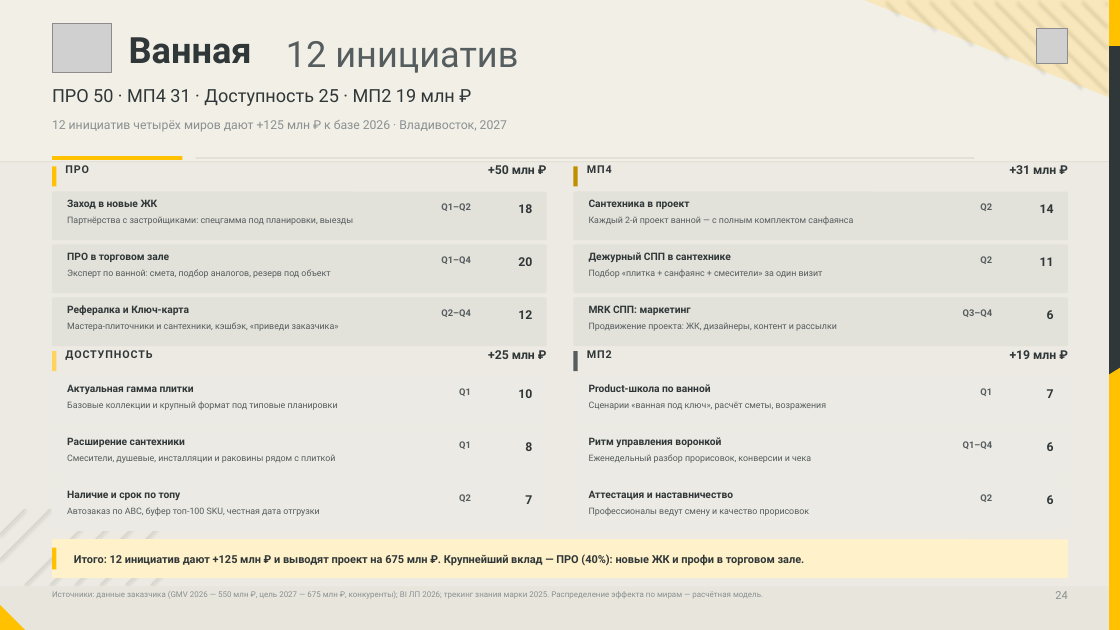
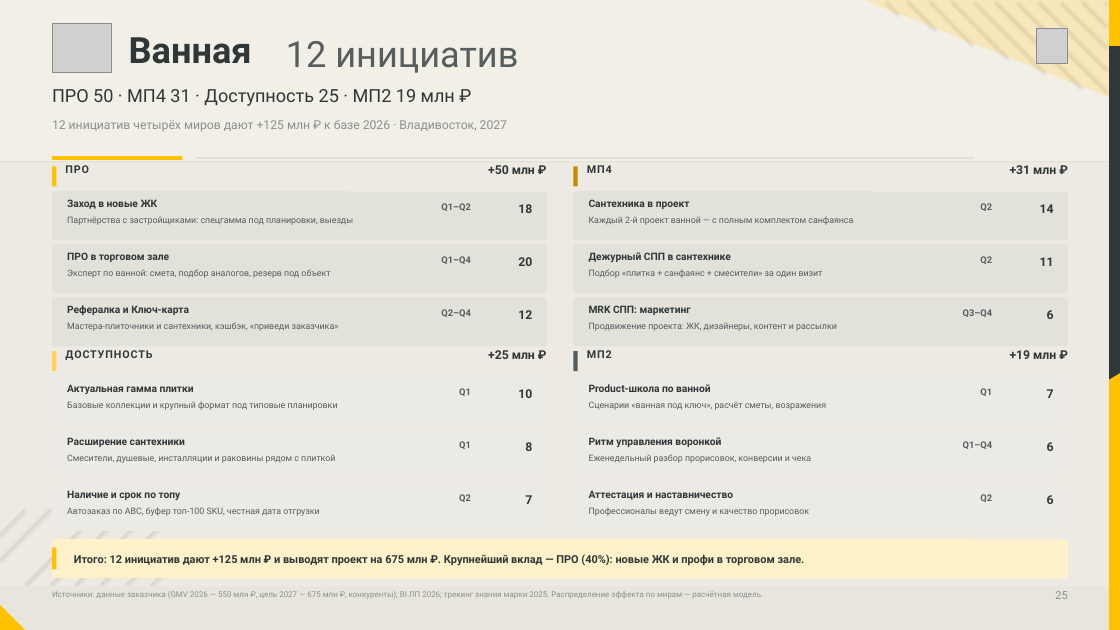
Before and after one commit to dmitrypalych44-ai/power-point, a slide deck: slide 25 of deliverables/download/lemana-pro-vladivostok-2027.pptx (slide 24 before the commit). Drawn at 1120x630 pixels with LibreOffice and Linux fonts; fonts in the diff are those of the drawing; grey boxes stand for pictures. Boxes give left, top, right and bottom in pixels: in the first picture for what was removed or moved away, otherwise in the second. Text is boxed around its words. In the diff, an @@ line names an element or a change of style, - is before the commit and + after.

```diff
--- a/deliverables/download/lemana-pro-vladivostok-2027.pptx
+++ b/deliverables/download/lemana-pro-vladivostok-2027.pptx
@@ freeform shape: place and size @@
-freeform shape at (1109,361,1120,375)
+freeform shape at (1109,366,1120,380)
@@ text at (1055,591,1067,599): text changed @@
-24
+25
```
Also in this commit, not shown: 39 other slides changed, 1 slide added, 50 other files.
